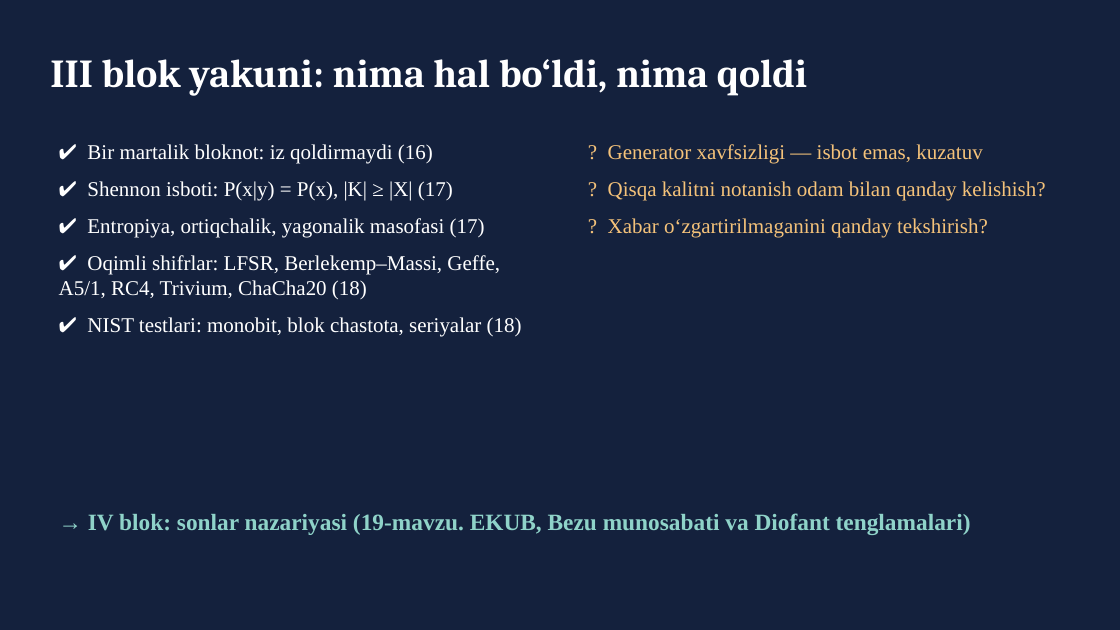
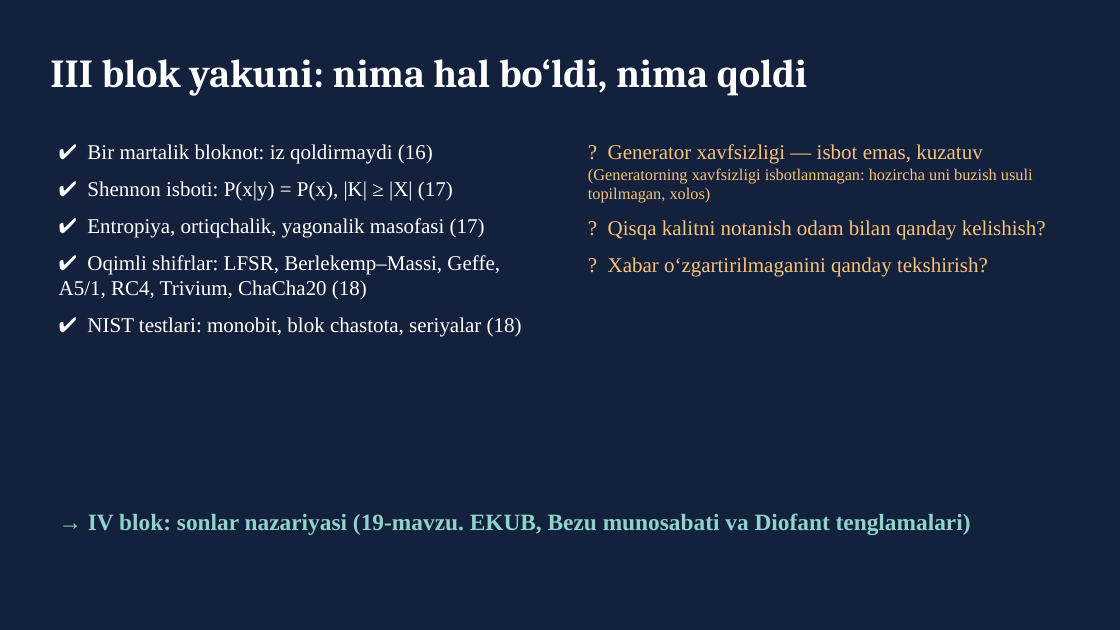
Before and after one commit to qwerty291996/Cryptology_Olympiad, a slide deck: slide 47 of 2026-yil tayyorgarlik/3-blok/Kriptologiya_III_blok_taqdimot.pptx. Drawn at 1120x630 pixels with LibreOffice and Linux fonts; fonts in the diff are those of the drawing. Boxes give left, top, right and bottom in pixels: in the first picture for what was removed or moved away, otherwise in the second. Text is boxed around its words. In the diff, an @@ line names an element or a change of style, - is before the commit and + after.

```diff
--- a/2026-yil tayyorgarlik/3-blok/Kriptologiya_III_blok_taqdimot.pptx
+++ b/2026-yil tayyorgarlik/3-blok/Kriptologiya_III_blok_taqdimot.pptx
@@ text at [588, 144, 1033, 203]: text changed; size 18 to 14 pt @@
-? Generator xavfsizligi — isbot emas, kuzatuv
+? Generator xavfsizligi — isbot emas, kuzatuv (Generatorning xavfsizligi isbotlanmagan: hozircha uni buzish usuli topilmagan, xolos)
```
Also in this commit, not shown: 4 other slides changed, 7 other files.
